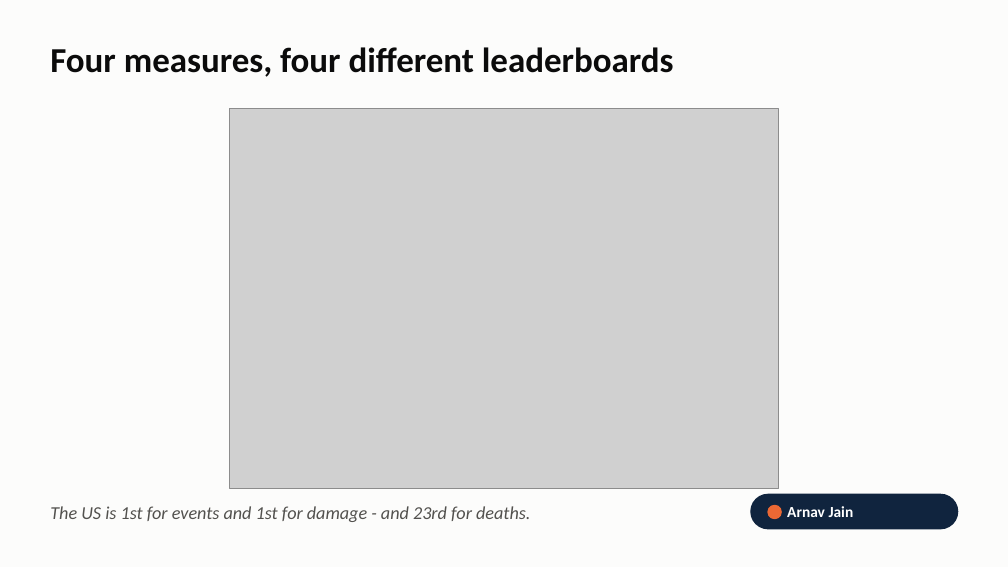
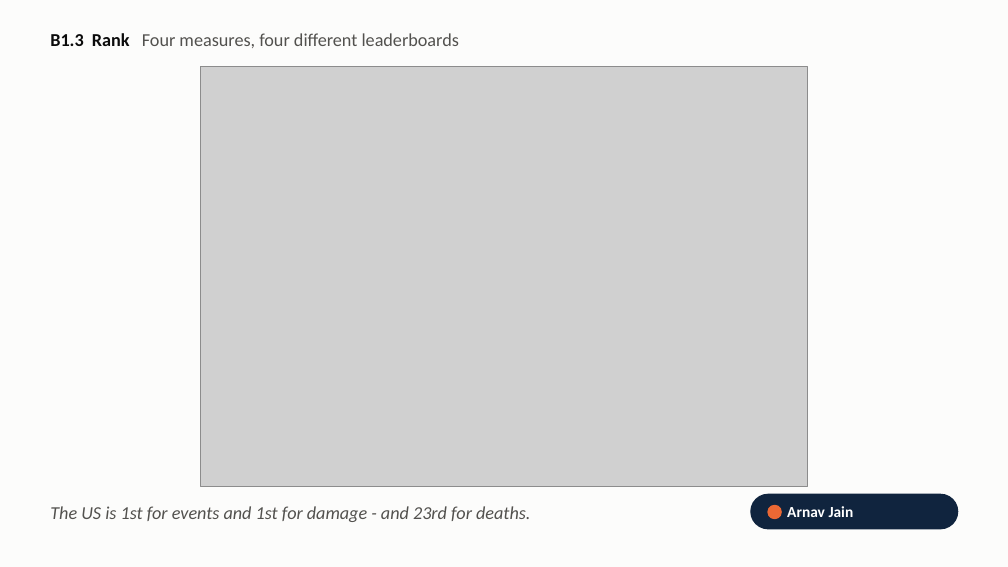
Before and after one commit to kalpitphogat/Dv_Assignment_1, a slide deck: slide 10 of slides/DAS732_A1_Video_Demo.pptx. Drawn at 1008x567 pixels with LibreOffice and Linux fonts; fonts in the diff are those of the drawing; grey boxes stand for pictures. Boxes give left, top, right and bottom in pixels: in the first picture for what was removed or moved away, otherwise in the second. Text is boxed around its words. In the diff, an @@ line names an element or a change of style, - is before the commit and + after.

```diff
--- a/slides/DAS732_A1_Video_Demo.pptx
+++ b/slides/DAS732_A1_Video_Demo.pptx
@@ text at (50, 33, 459, 48): text changed; size 25 to 13 pt; text colour #0B0B0B to #52514E; bold off @@
-Four measures, four different leaderboards
+B1.3 Rank Four measures, four different leaderboards
@@ picture: place and size @@
-picture at (230, 109, 779, 489)
+picture at (201, 67, 808, 487)
```
Also in this commit, not shown: 11 other slides changed, 24 other files.
